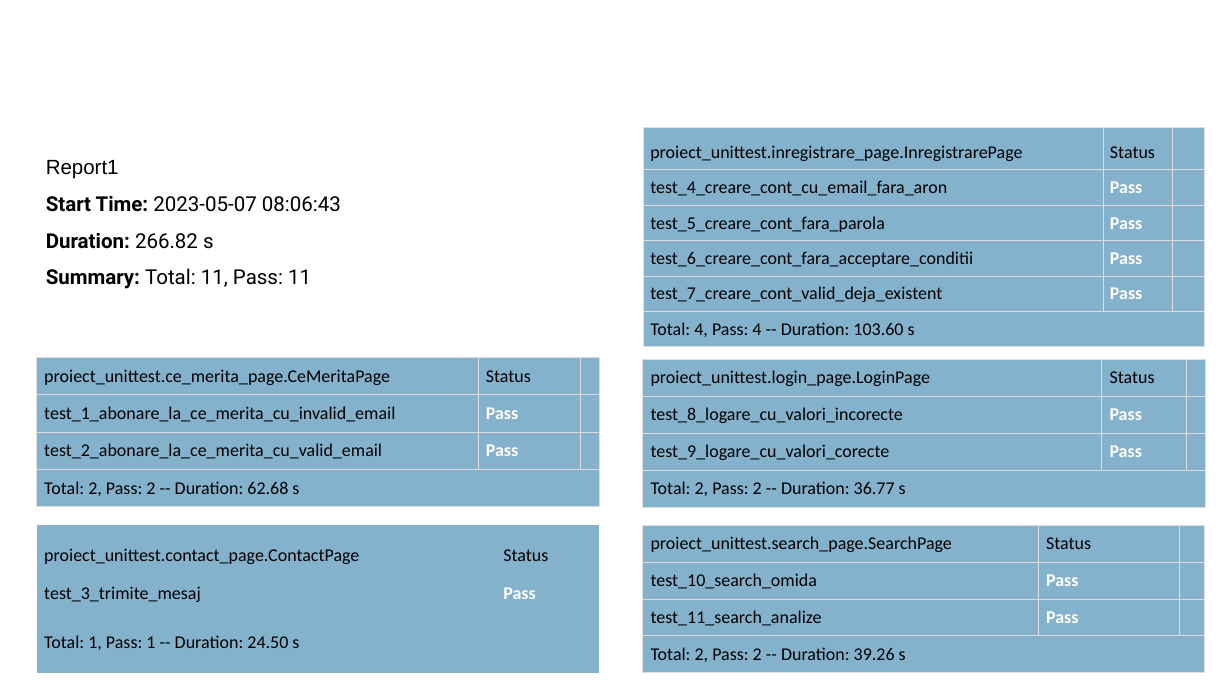
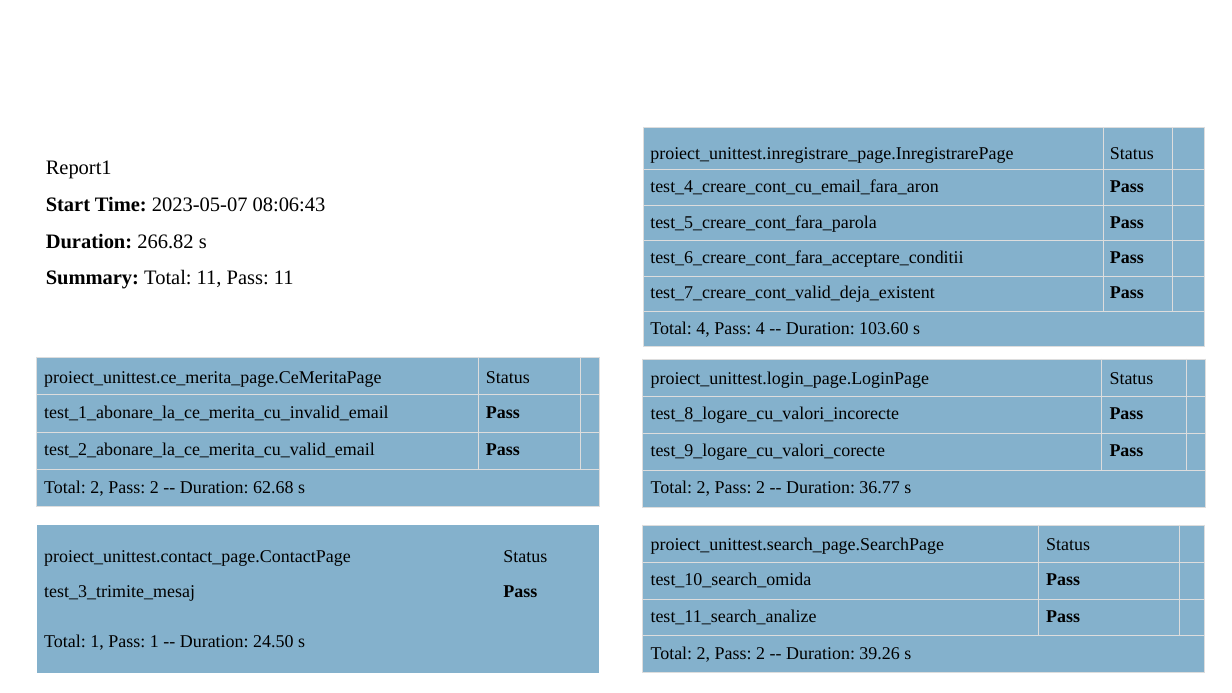
Before and after one commit to godavid128/Test_Website_medtinker, a slide deck: slide 14 of PROIECT FINAL - GORODETCHI DAVID.pptx. Drawn at 1232x693 pixels with LibreOffice and Linux fonts; fonts in the diff are those of the drawing; background and template pictures are left out. Boxes give left, top, right and bottom in pixels: in the first picture for what was removed or moved away, otherwise in the second. Text is boxed around its words. In the diff, an @@ line names an element or a change of style, - is before the commit and + after.

```diff
--- a/PROIECT FINAL - GORODETCHI DAVID.pptx
+++ b/PROIECT FINAL - GORODETCHI DAVID.pptx
@@ text "Report1" at <box>46,160,326,289</box>: font Arial to Times New Roman in "Report1"; font Roboto to Times New Roman @@
@@ table at <box>643,128,1203,347</box> @@
@@ font Calibri to Times New Roman @@
@@ text colour #FFFFFF to #000000 in "Pass", "Pass", "Pass", "Pass" @@
@@ table at <box>37,358,598,507</box> @@
@@ font Calibri to Times New Roman @@
@@ text colour #FFFFFF to #000000 in "Pass", "Pass" @@
@@ table at <box>643,360,1205,507</box> @@
@@ font Calibri to Times New Roman @@
@@ text colour #FFFFFF to #000000 in "Pass", "Pass" @@
@@ table at <box>37,525,598,673</box> @@
@@ font Calibri to Times New Roman @@
@@ text colour #FFFFFF to #000000 in "Pass" @@
@@ table at <box>643,525,1204,673</box> @@
@@ font Calibri to Times New Roman @@
@@ text colour #FFFFFF to #000000 in "Pass", "Pass" @@
```
Also in this commit, not shown: 11 other slides changed.
